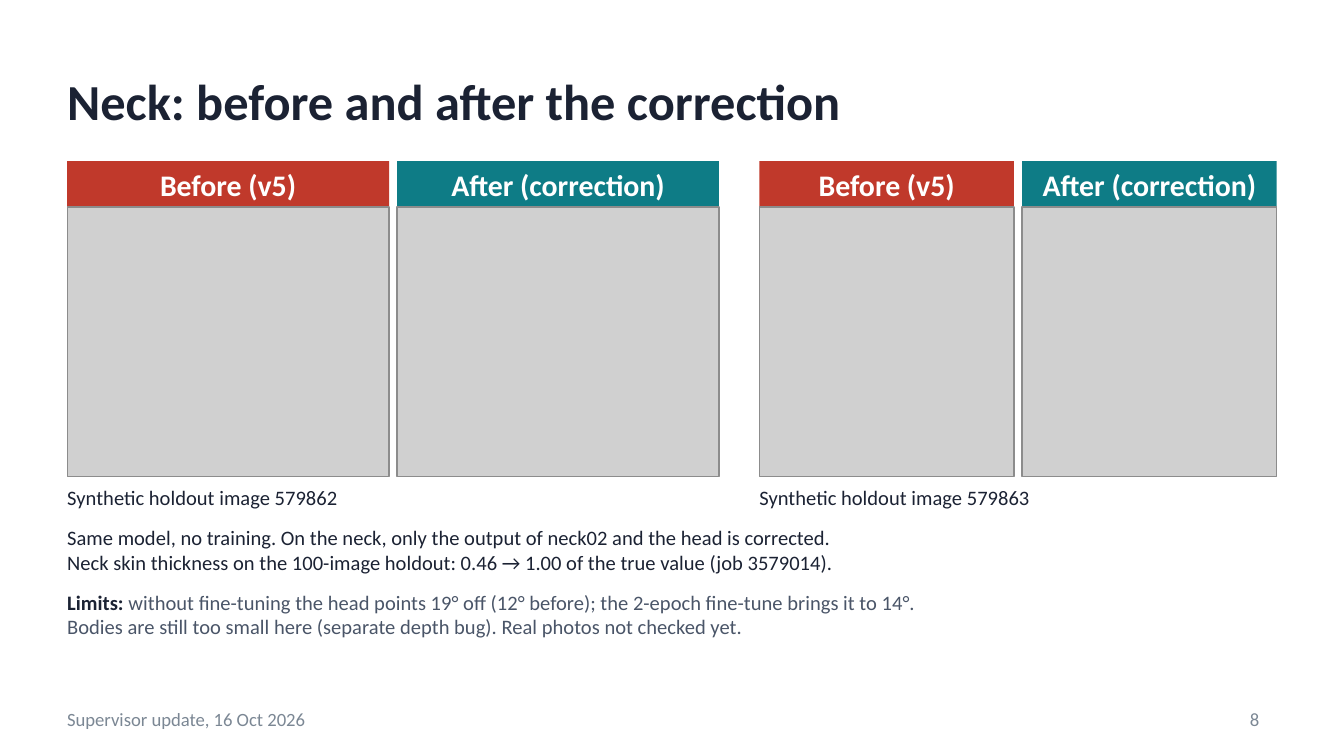
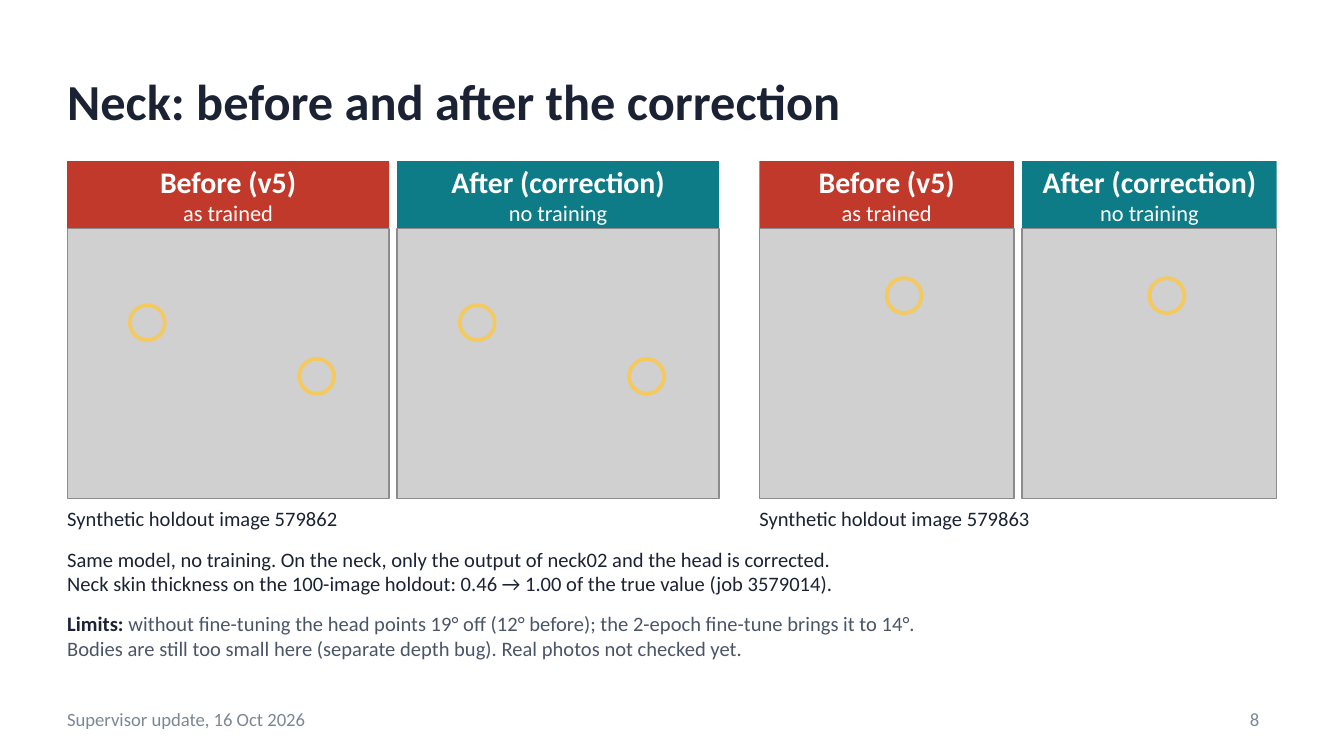
Before and after one commit to saadnajib/Multi-Person-Whole-Body-Human-Mesh-Recovery-in-a-Single-Shot-with-Annyone-dataset-and-3dpw-dataset, a slide deck: slide 8 of docs/supervisor_update_2026-10-16.pptx. Drawn at 1344x756 pixels with LibreOffice and Linux fonts; fonts in the diff are those of the drawing; grey boxes stand for pictures. Boxes give left, top, right and bottom in pixels: in the first picture for what was removed or moved away, otherwise in the second. Text is boxed around its words. In the diff, an @@ line names an element or a change of style, - is before the commit and + after.

```diff
--- a/docs/supervisor_update_2026-10-16.pptx
+++ b/docs/supervisor_update_2026-10-16.pptx
@@ rectangle "Before (v5)": place and size @@
-rectangle "Before (v5)" at (67,161,388,207)
+rectangle "Before (v5)" at (67,161,388,228)
@@ rectangle "After (correction)": place and size @@
-rectangle "After (correction)" at (396,161,718,207)
+rectangle "After (correction)" at (396,161,718,228)
@@ rectangle "Before (v5)": place and size @@
-rectangle "Before (v5)" at (759,161,1015,207)
+rectangle "Before (v5)" at (759,161,1015,228)
@@ rectangle "After (correction)": place and size @@
-rectangle "After (correction)" at (1021,161,1277,207)
+rectangle "After (correction)" at (1021,161,1277,228)
@@ text in rectangle at (183,205,273,221): paragraph added @@
+as trained
@@ text in rectangle at (509,205,607,225): paragraph added @@
+no training
@@ text in rectangle at (842,205,931,221): paragraph added @@
+as trained
@@ text in rectangle at (1100,205,1199,225): paragraph added @@
+no training
@@ picture: place and size @@
-picture at (759,207,1015,477)
+picture at (396,228,718,499)
@@ picture: place and size @@
-picture at (396,207,718,477)
+picture at (759,228,1015,499)
@@ ellipse added at (887,278,922,313), outline #F4C95D 2 pt @@
@@ ellipse added at (1149,278,1184,313), outline #F4C95D 2 pt @@
@@ ellipse added at (130,305,165,340), outline #F4C95D 2 pt @@
@@ ellipse added at (460,305,495,340), outline #F4C95D 2 pt @@
@@ ellipse added at (300,359,335,394), outline #F4C95D 2 pt @@
@@ ellipse added at (629,359,664,394), outline #F4C95D 2 pt @@
@@ 4 texts, 2 pictures: place and size @@
-4 texts, 2 pictures at (67,207,1277,638)
+4 texts, 2 pictures at (67,228,1277,660)
```
Also in this commit, not shown: 5 other files.
